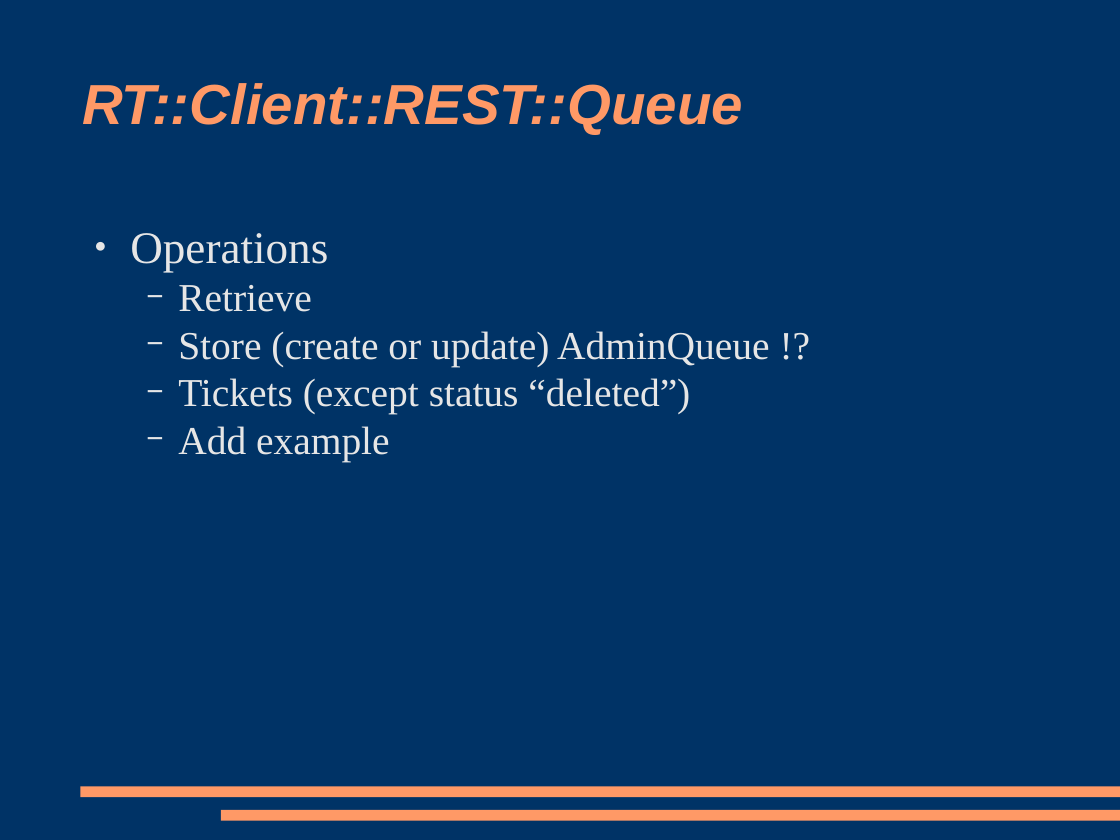
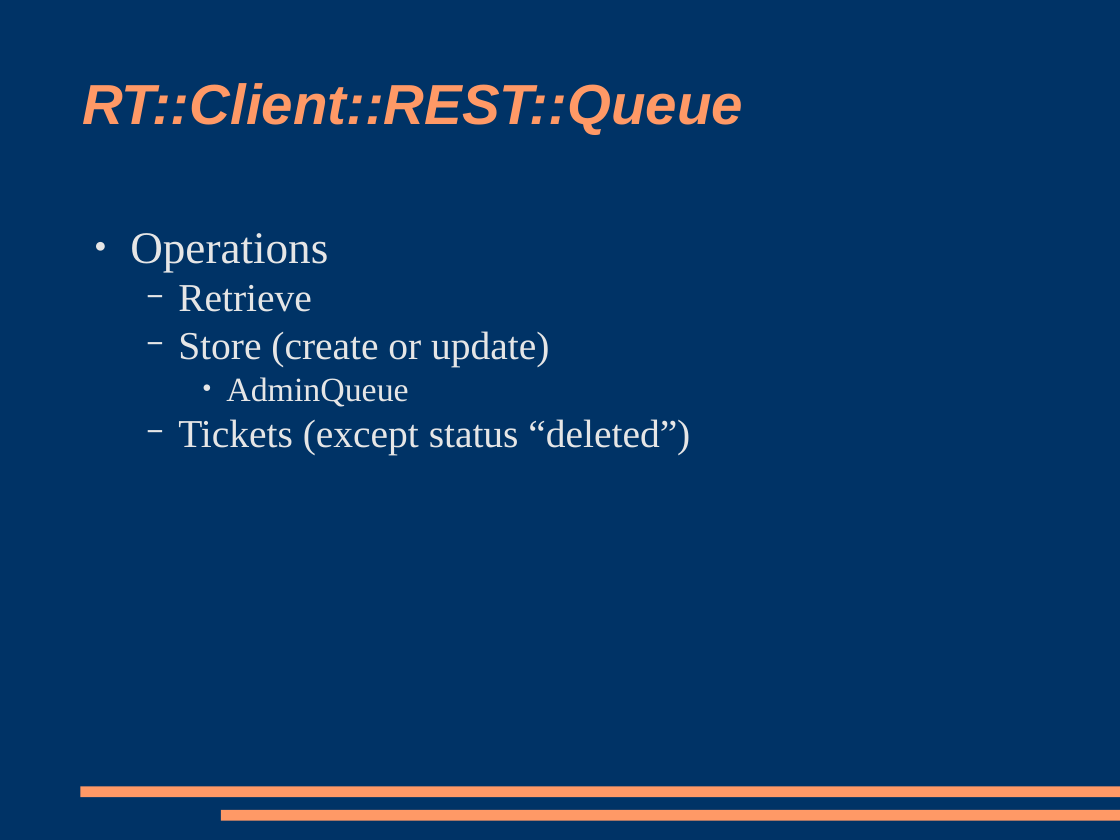
Before and after one commit to racke/Presentations, a slide deck: slide 23 of yapc2009/rt38.odp (slide 12 before the commit). Drawn at 1120x840 pixels with LibreOffice and Linux fonts; fonts in the diff are those of the drawing. Boxes give left, top, right and bottom in pixels: in the first picture for what was removed or moved away, otherwise in the second. Text is boxed around its words. In the diff, an @@ line names an element or a change of style, - is before the commit and + after.

```diff
--- a/yapc2009/rt38.odp
+++ b/yapc2009/rt38.odp
@@ text at [178,331,549,407]: text changed @@
-  − Store (create or update) AdminQueue !?
+  − Store (create or update)
+    ● AdminQueue
@@ text at [178,426,390,462]: paragraph removed @@
-  − Add example
```
Also in this commit, not shown: 6 other slides changed, 5 slides added.
